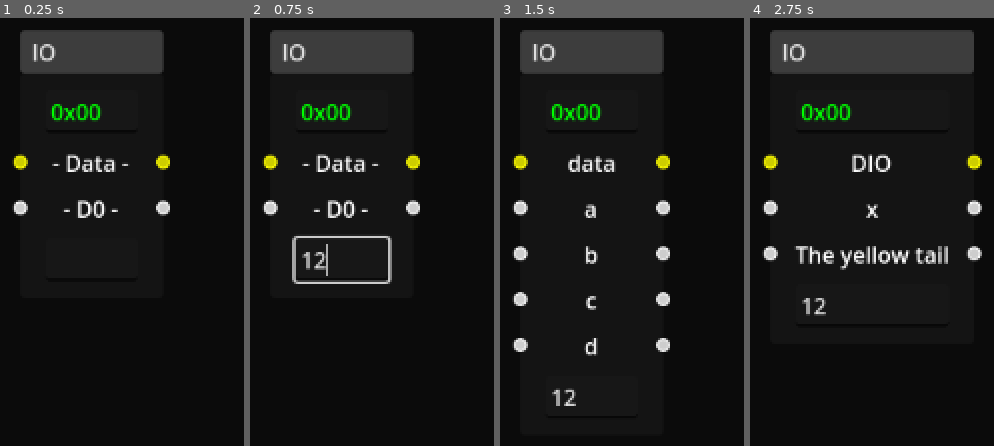
Above: before the commit, frames 1-4 (left to right).
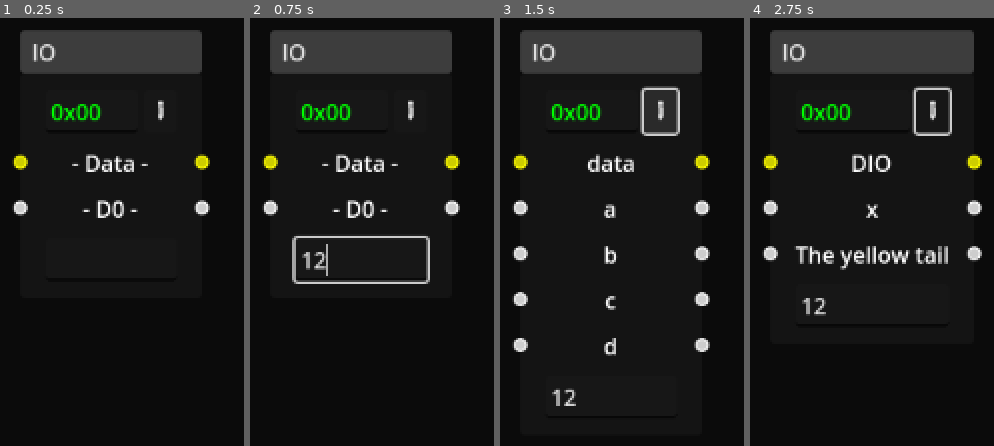
Above: after the commit, the same moments.

Repository: andrew-wilkes/logic-simulator-2
Game: Godot game, scene res://parts/IO.tscn
Same seed, same stepped clock (60 frames per second), same inputs: the game is played once before the commit and once after it. This scene is started directly instead of the project's main scene.
Inputs (mouse positions are in pixels of both pictures, inside the frame that each line leads up to):
- Up to frame 1 (0.25 s): no input
- Up to frame 2 (0.75 s): click (342, 261) at 0.52 s; type "12" at 0.6 s
- Up to frame 3 (1.5 s): click (661, 112) at 1.27 s
- Up to frame 4 (2.75 s): tap Enter at 2 s; drag from (842, 232) to (outside the picture) at 2.02 s

The runs differ from the first frame. In frame 1, 3.9% of the frame differs, in the area x 21-87%, y 2-47%; in frame 2, 4.4%; in frame 3, 6.4%, in the area x 27-87%, y 2-79%; in frame 4, 0.7%.

Commit message:
Add Edit button to IO part

Diff:
--- /dev/null
+++ b/src/assets/parts/Edit.svg
@@ -0,0 +1 @@
+<svg height="16" viewBox="0 0 16 16" width="16" xmlns="http://www.w3.org/2000/svg"><path d="m7 1c-.554 0-1 .446-1 1v2h4v-2c0-.554-.446-1-1-1zm-1 4v7l2 3 2-3v-7zm1 1h1v5h-1z" fill="#e0e0e0"/></svg>
--- /dev/null
+++ b/src/assets/parts/File.svg
@@ -0,0 +1 @@
+<svg height="16" viewBox="0 0 16 16" width="16" xmlns="http://www.w3.org/2000/svg"><path d="m2 1v14h12v-9h-5v-5zm8 0v4h4z" fill="#e0e0e0"/></svg>
--- a/src/parts/IO.gd
+++ b/src/parts/IO.gd
@@ -173,10 +173,14 @@
 
 func update_display():
 	if data_received:
-		$Value.display_value(current_value, true, true)
+		%Value.display_value(current_value, true, true)
 		data_received = false
 
 
 func _on_tree_exiting():
 	for cin in level_outputs:
 		cin.free()
+
+
+func _on_edit_button_pressed():
+	controller.right_click_on_part(self)
--- a/src/parts/IO.tscn
+++ b/src/parts/IO.tscn
@@ -1,7 +1,8 @@
-[gd_scene load_steps=3 format=3 uid="uid://bswu3v1qdhsxb"]
+[gd_scene load_steps=4 format=3 uid="uid://bswu3v1qdhsxb"]
 
 [ext_resource type="PackedScene" uid="uid://dpighqrkisujs" path="res://scenes/highlighted_text_entry.tscn" id="2_qcphq"]
 [ext_resource type="Script" path="res://parts/IO.gd" id="3_h3ig0"]
+[ext_resource type="Texture2D" uid="uid://81y1cd23ujub" path="res://assets/parts/Edit.svg" id="3_l5b5d"]
 
 [node name="IO" type="GraphNode"]
 offset_left = 32.0
@@ -47,11 +48,21 @@
 slot/3/draw_stylebox = true
 script = ExtResource("3_h3ig0")
 
-[node name="Value" parent="." instance=ExtResource("2_qcphq")]
+[node name="HB" type="HBoxContainer" parent="."]
 layout_mode = 2
+
+[node name="Value" parent="HB" instance=ExtResource("2_qcphq")]
+unique_name_in_owner = true
+layout_mode = 2
+size_flags_horizontal = 3
 theme_override_colors/font_color = Color(0, 1, 0, 1)
 text = "0x00"
 default_color = Color(0, 1, 0, 1)
+
+[node name="EditButton" type="Button" parent="HB"]
+layout_mode = 2
+tooltip_text = "Edit"
+icon = ExtResource("3_l5b5d")
 
 [node name="Bus" type="Label" parent="."]
 layout_mode = 2
@@ -70,4 +81,5 @@
 expand_to_text_length = true
 
 [connection signal="tree_exiting" from="." to="." method="_on_tree_exiting"]
-[connection signal="value_changed" from="Value" to="." method="value_changed"]
+[connection signal="value_changed" from="HB/Value" to="." method="value_changed"]
+[connection signal="pressed" from="HB/EditButton" to="." method="_on_edit_button_pressed"]
--- a/src/tests/parts/io_test.gd
+++ b/src/tests/parts/io_test.gd
@@ -13,14 +13,14 @@
 	part.controller = self
 	part.data.num_wires = 16
 	# Output to left side
-	part.update_output_levels_from_value(0xaaaa)
+	part.update_output_levels_from_value(0xaaaa, true)
 	assert_int(part.pins.size()).is_equal(16)
 	var sum = 0
 	for n in 16:
 		sum += int(part.pins[[0, n + 1]])
 	assert_int(sum).is_equal(8)
 	# Output to both sides
-	part.update_output_levels_from_value(0xffff)
+	part.update_output_levels_from_value(0xffff, true)
 	assert_int(part.pins.size()).is_equal(32)
 	sum = 0
 	for n in 16:
Not shown, added: src/assets/parts/Edit.svg.import
Not shown, added: src/assets/parts/File.svg.import
